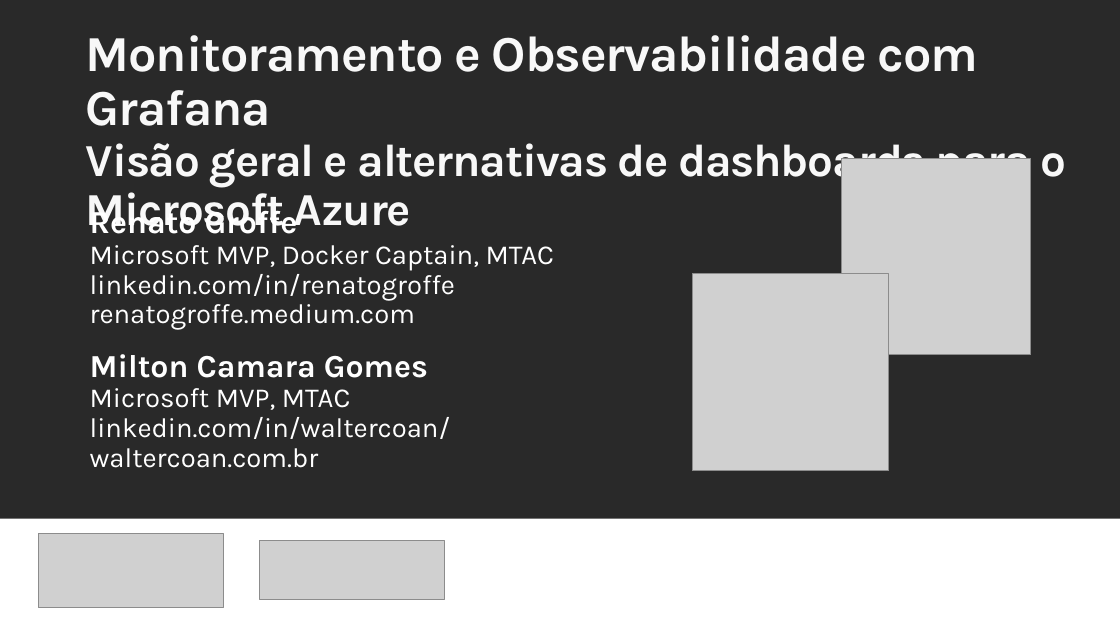
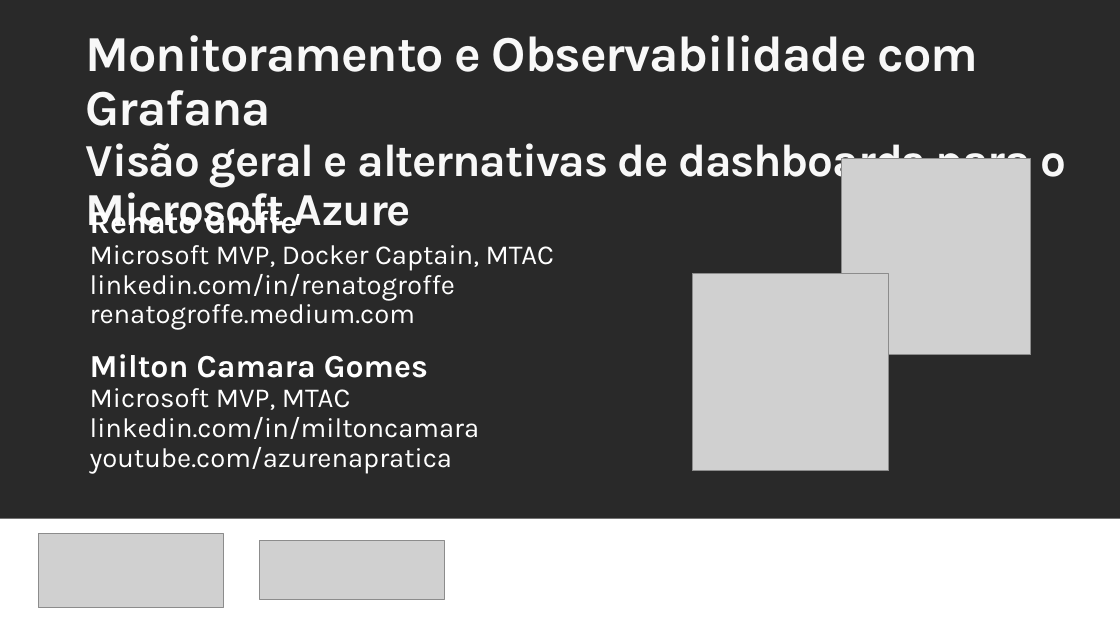
Before and after one commit to renatogroffe/Grafana_SENAI-2024-10, a slide deck: slide 1 of slides/Grafana SENAI Outubro-2024.pptx. Drawn at 1120x630 pixels with LibreOffice and Linux fonts; fonts in the diff are those of the drawing; grey boxes stand for pictures; background and template pictures are left out. Boxes give left, top, right and bottom in pixels: in the first picture for what was removed or moved away, otherwise in the second. Text is boxed around its words. In the diff, an @@ line names an element or a change of style, - is before the commit and + after.

Commit message:
Ajustes

```diff
--- a/slides/Grafana SENAI Outubro-2024.pptx
+++ b/slides/Grafana SENAI Outubro-2024.pptx
@@ text at bbox=[90, 417, 480, 474]: text changed @@
-linkedin.com/in/waltercoan/
-waltercoan.com.br
+linkedin.com/in/miltoncamara
+youtube.com/azurenapratica
```
